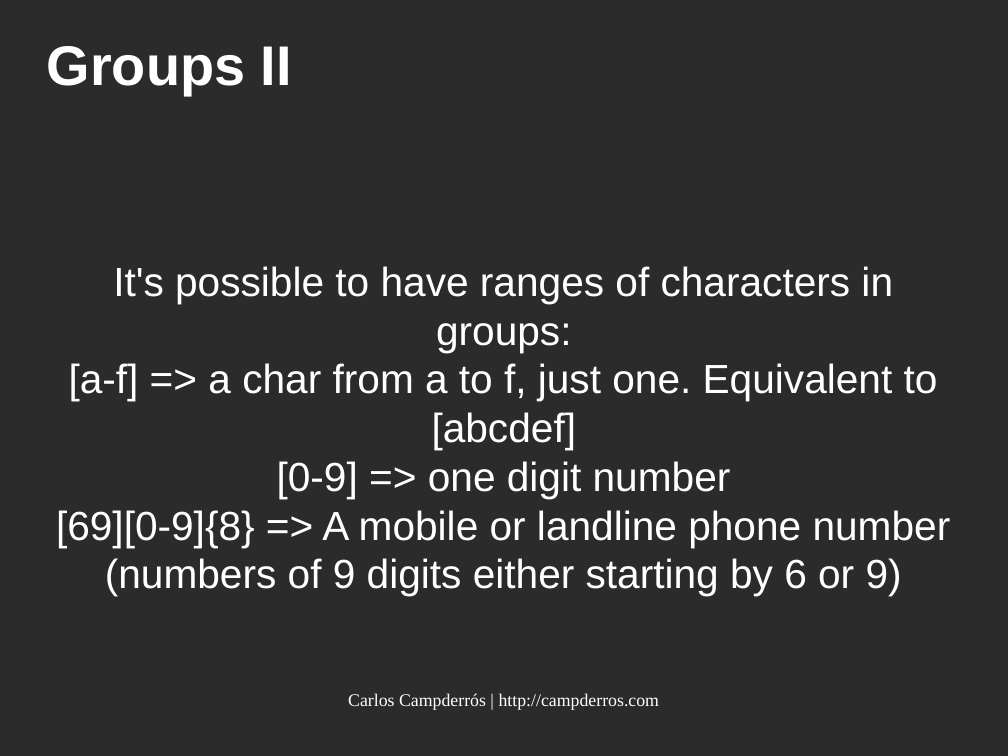
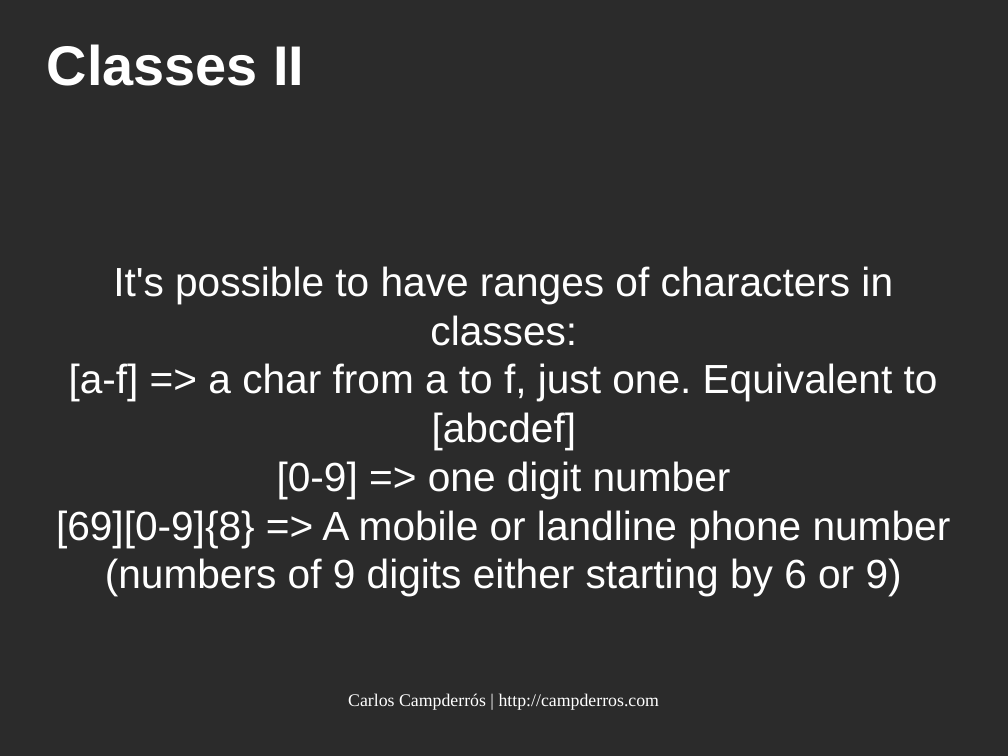
Before and after one commit to kampde/phpRegexTest, a slide deck: slide 15 of regular_expressions.odp. Drawn at 1008x756 pixels with LibreOffice and Linux fonts; fonts in the diff are those of the drawing; background and template pictures are left out; a plain dark background stands for a picture behind light text. Boxes give left, top, right and bottom in pixels: in the first picture for what was removed or moved away, otherwise in the second. Text is boxed around its words. In the diff, an @@ line names an element or a change of style, - is before the commit and + after.

```diff
--- a/regular_expressions.odp
+++ b/regular_expressions.odp
@@ title at [47,44,304,86]: text changed @@
-Groups II
+Classes II
@@ subtitle at [113,266,893,346]: text changed @@
-It's possible to have ranges of characters in groups:
+It's possible to have ranges of characters in classes:
```
Also in this commit, not shown: 3 other slides changed, 9 slides added.
